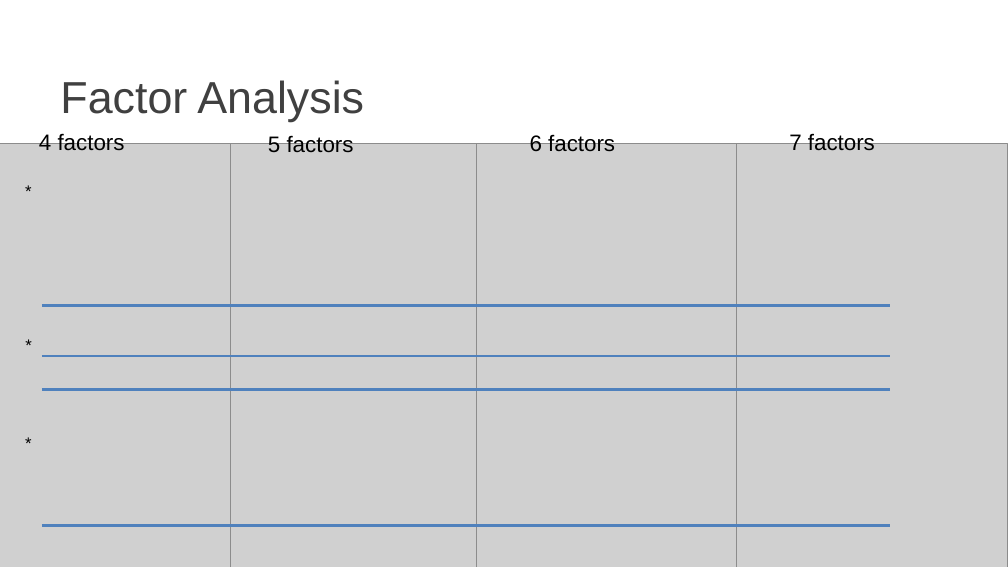
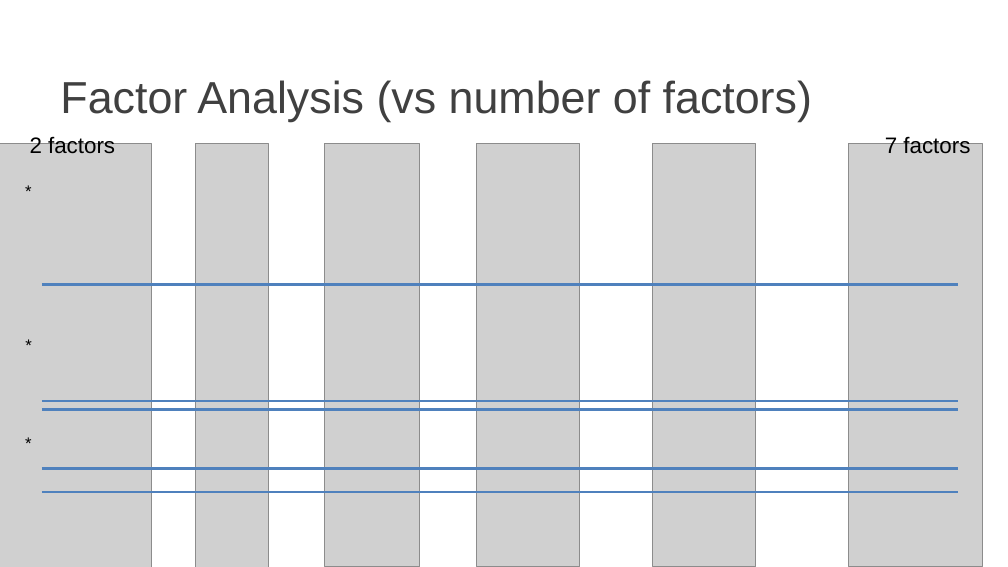
Before and after one commit to Pontigre/PER_analysis, a slide deck: slide 12 of Analysis_explanation.pptx (slide 22 before the commit). Drawn at 1008x567 pixels with LibreOffice and Linux fonts; fonts in the diff are those of the drawing; grey boxes stand for pictures; background and template pictures are left out. Boxes give left, top, right and bottom in pixels: in the first picture for what was removed or moved away, otherwise in the second. Text is boxed around its words. In the diff, an @@ line names an element or a change of style, - is before the commit and + after.

```diff
--- a/Analysis_explanation.pptx
+++ b/Analysis_explanation.pptx
@@ title at (60, 80, 812, 122): text changed @@
-Factor Analysis
+Factor Analysis (vs number of factors)
@@ picture: place and size @@
-picture at (0, 144, 231, 567)
+picture at (0, 144, 151, 567)
@@ text at (30, 135, 115, 154): text changed @@
-4 factors
+2 factors
@@ picture added at (196, 144, 268, 567) @@
@@ picture removed at (231, 144, 477, 567) @@
@@ text removed at (268, 134, 354, 153) @@
-5 factors
@@ picture added at (325, 144, 419, 567) @@
@@ picture removed at (476, 144, 748, 567) @@
@@ picture added at (477, 144, 580, 567) @@
@@ text removed at (530, 134, 615, 152) @@
-6 factors
@@ picture added at (653, 144, 756, 567) @@
@@ picture removed at (736, 144, 1008, 567) @@
@@ picture added at (849, 144, 983, 567) @@
@@ text "7 factors": place and size @@
-text "7 factors" at (789, 133, 875, 151)
+text "7 factors" at (885, 135, 970, 154)
@@ line moved from (42, 525) - (890, 525) to (42, 284) - (958, 284) @@
@@ line moved from (42, 390) - (890, 390) to (42, 401) - (958, 401) @@
@@ line moved from (42, 356) - (890, 356) to (42, 409) - (958, 409) @@
@@ line moved from (42, 305) - (890, 305) to (42, 469) - (958, 469) @@
@@ line added from (42, 492) to (958, 492), #4F81BD 2 pt @@
```
Also in this commit, not shown: 10 other slides changed, 1 slide removed, 36 other files.
